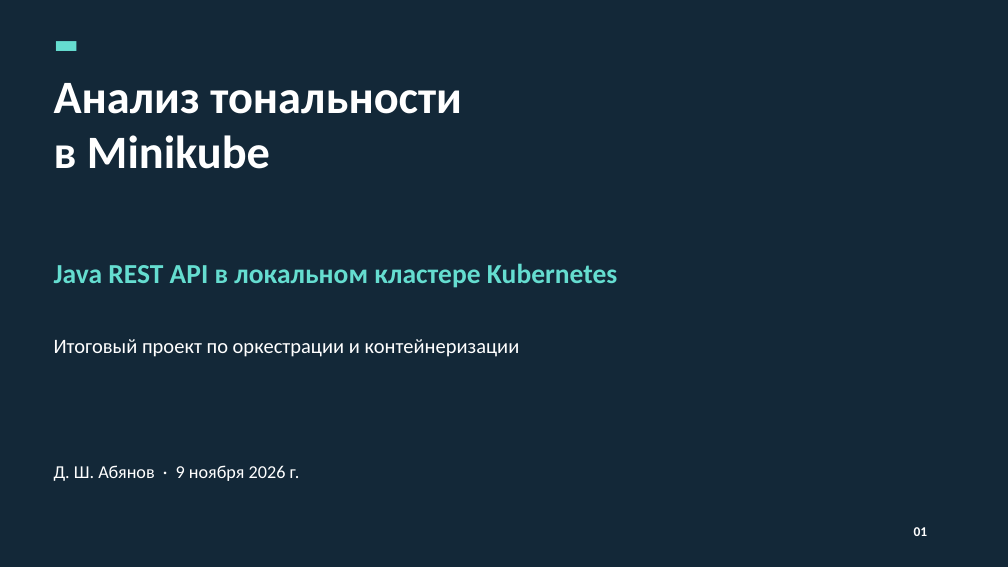
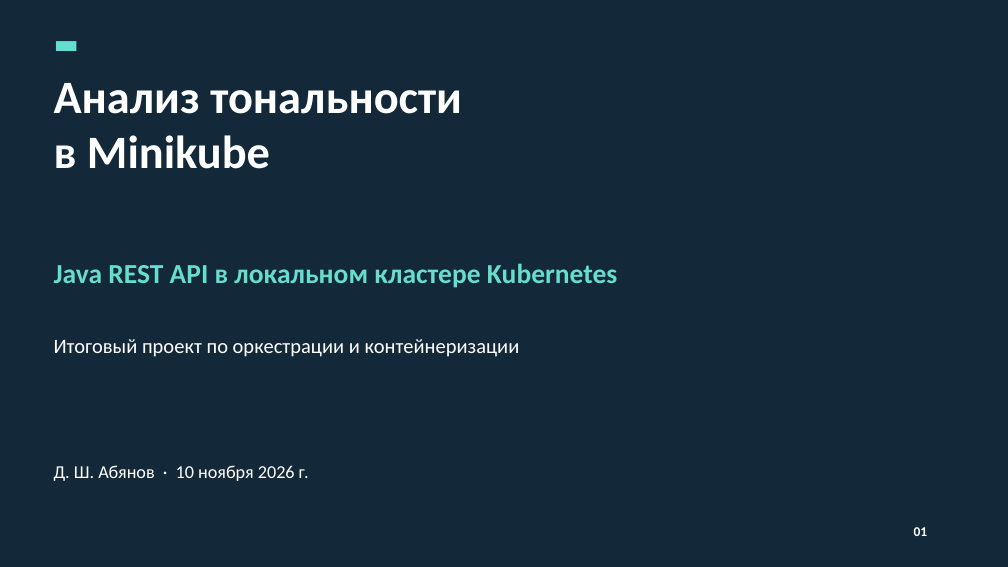
Before and after one commit to AbyanovDamir/sentiment-k8s-project, a slide deck: slide 1 of docs/presentation.pptx. Drawn at 1008x567 pixels with LibreOffice and Linux fonts; fonts in the diff are those of the drawing. Boxes give left, top, right and bottom in pixels: in the first picture for what was removed or moved away, otherwise in the second. Text is boxed around its words. In the diff, an @@ line names an element or a change of style, - is before the commit and + after.

```diff
--- a/docs/presentation.pptx
+++ b/docs/presentation.pptx
@@ text at box(54, 465, 309, 481): text changed @@
-Д. Ш. Абянов · 9 ноября 2026 г.
+Д. Ш. Абянов · 10 ноября 2026 г.
```
Also in this commit, not shown: 1 other slide changed, 24 other files.
